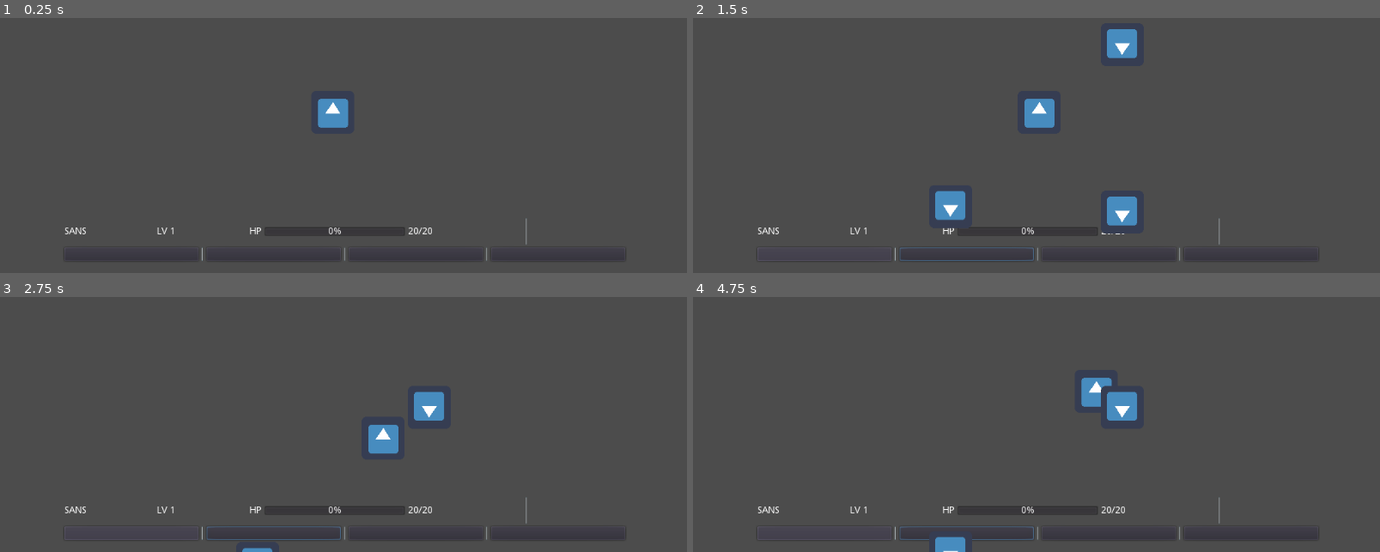
Above: before the commit, frames 1-4 (two rows, left to right).
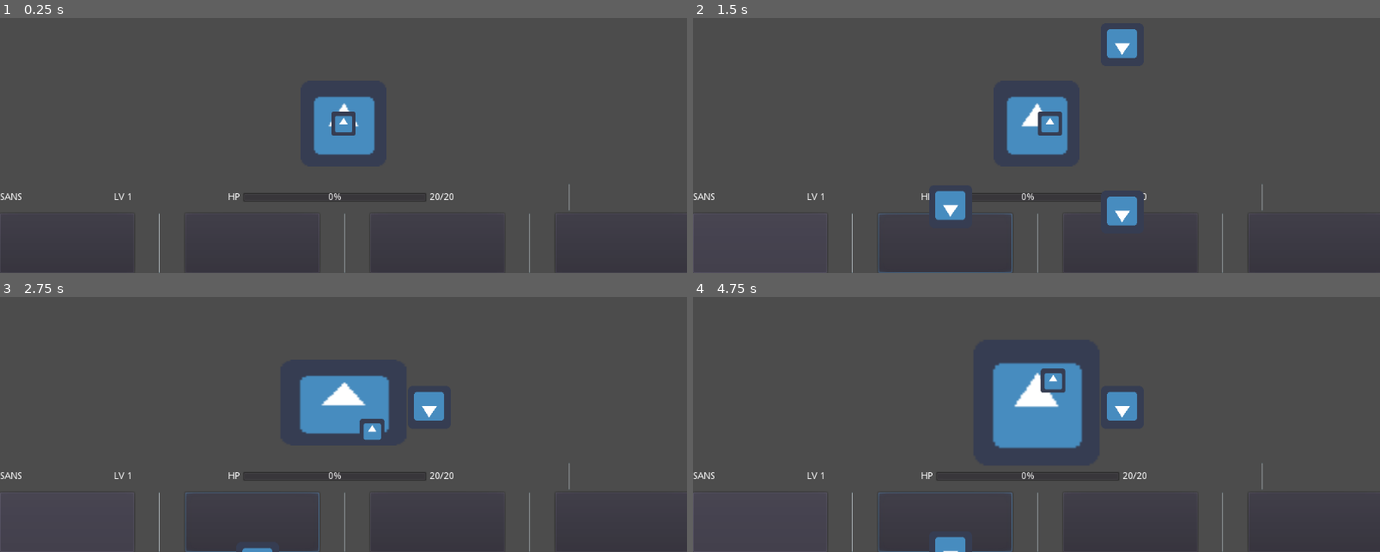
Above: after the commit, the same moments.

Repository: PanquecaFuriosa/minijuego_DELU
Game: Godot game, scene res://Fightscene.tscn
The game is run twice, just before and just after one commit, with the same random seed, the same clock (stepped at 60 frames per second) and the same inputs. This scene is started directly instead of the project's main scene. The engine's default icon, where the game draws it, is replaced by a stand-in: a white triangle on a blue panel in a dark square.
Inputs (mouse positions are in pixels of both pictures, inside the frame that each line leads up to; where the layout moved, square brackets give the same spot in the first picture):
- Up to frame 1 (0.25 s): no input
- Up to frame 2 (1.5 s): click (761, 242) [823, 255] at 0.5 s; hold Right (move_right) from 1.28 s (still down)
- Up to frame 3 (2.75 s): release Right (move_right) at 2.03 s; hold Down (move_down) from 2.03 s (still down)
- Up to frame 4 (4.75 s): release Down (move_down) at 2.78 s; hold Right (move_right) 2.78-3.53 s; hold Up (move_up) 3.53-4.28 s; hold Left (move_left) from 4.28 s (still down)

The runs differ from the first frame. In frame 1, 2.4% of the frame differs, in the area x 0-83%, y 30-100%; in frame 2, 2.5%; in frame 3, 4.2%; in frame 4, 5.5%, in the area x 0-83%, y 25-100%.

Commit message:
added T h e   b o x

Diff:
--- a/Mini_Undertale/Fightscene.tscn
+++ b/Mini_Undertale/Fightscene.tscn
@@ -1,10 +1,11 @@
-[gd_scene load_steps=6 format=2]
+[gd_scene load_steps=7 format=2]
 
 [ext_resource path="res://fightgui.tscn" type="PackedScene" id=1]
-[ext_resource path="res://Player.tscn" type="PackedScene" id=2]
-[ext_resource path="res://Commander.gd" type="Script" id=3]
-[ext_resource path="res://Escenas/Proyectil.tscn" type="PackedScene" id=4]
-[ext_resource path="res://Spawner.tscn" type="PackedScene" id=5]
+[ext_resource path="res://TheBox.tscn" type="PackedScene" id=2]
+[ext_resource path="res://Player.tscn" type="PackedScene" id=3]
+[ext_resource path="res://Commander.gd" type="Script" id=4]
+[ext_resource path="res://Escenas/Proyectil.tscn" type="PackedScene" id=5]
+[ext_resource path="res://Spawner.tscn" type="PackedScene" id=6]
 
 [node name="Fightscene" type="Node2D"]
 
@@ -12,22 +13,23 @@
 position = Vector2( 512, 168 )
 
 [node name="GUI" parent="." instance=ExtResource( 1 )]
-margin_left = 96.0
-margin_top = 504.0
-margin_right = 932.0
-margin_bottom = 582.0
+margin_right = 1028.0
+margin_bottom = 600.0
 
-[node name="Box (Placeholder)" type="Node2D" parent="."]
-position = Vector2( 496, 360 )
+[node name="TheBox" parent="." instance=ExtResource( 2 )]
+position = Vector2( 620, 330 )
+scale = Vector2( 2, 2 )
 
-[node name="Player" parent="Box (Placeholder)" instance=ExtResource( 2 )]
+[node name="Player" parent="." instance=ExtResource( 3 )]
+position = Vector2( 633.036, 346.845 )
+scale = Vector2( 0.571428, 0.571428 )
 speed = 100.0
 
 [node name="Commander" type="Node2D" parent="."]
-script = ExtResource( 3 )
-Projectile1 = ExtResource( 4 )
+script = ExtResource( 4 )
+Projectile1 = ExtResource( 5 )
 
-[node name="Spawner0" parent="Commander" instance=ExtResource( 5 )]
+[node name="Spawner0" parent="Commander" instance=ExtResource( 6 )]
 position = Vector2( 384, 256 )
 
-[node name="Spawner1" parent="Commander" instance=ExtResource( 5 )]
+[node name="Spawner1" parent="Commander" instance=ExtResource( 6 )]
--- /dev/null
+++ b/Mini_Undertale/TheBox.gd
@@ -0,0 +1,64 @@
+extends Node2D
+
+const MARGIN = 80 #esto temporalmente hasta que descubra como demonios tomar el margen del margin container
+
+onready var tweenNode = $'Tween'
+onready var spriteNode =$'Sprite'
+onready var gui = get_parent().get_node('GUI')
+onready var player = get_parent().get_node('Player')
+
+#Ancho y alto del sprite sin escalar
+onready var spriteWidth = spriteNode.texture.get_width()
+onready var spriteHeight = spriteNode.texture.get_height()
+
+
+#Esto toma el borde de arriba del contenedor del medidor de hp
+#y le agrega un margen
+onready var labels = gui.get_node('MarginContainer')
+onready var labelsMargin = labels.rect_position.y - MARGIN
+
+#Esto toma la mitad del ancho del contenedor ya mencionado
+onready var labelsCenter = labels.rect_size.x/2
+
+#centra la caja y al jugador  en la posicion inicial
+func centerBox():
+	global_position = Vector2(labelsCenter,labelsMargin)
+	player.global_position = global_position
+
+func _ready():
+	#esto es para probar si funciona, lo pueden borrar
+	centerBox()
+	yield(get_tree().create_timer(2.0), "timeout")
+	scaleWidth(30)
+	yield(get_tree().create_timer(2.0), "timeout")
+	scaleHeight(30)
+	print(spriteNode.get_rect())
+
+
+func scaleWidth(pixels):
+	#escala la caja aumentandole la cantidad de pixeles
+	#a la derecha y a la izquierda a la vez
+	var new_scale = (((scale.x * spriteWidth + pixels*2) * scale.x) / (scale.x * spriteWidth))
+	#lo de arriba lo calcule con una regla de tres
+	var current_y = scale.y
+	tweenNode.interpolate_property(self, "scale", scale, Vector2(new_scale,current_y), 0.5, Tween.TRANS_LINEAR, Tween.EASE_IN)
+	tweenNode.start()
+
+func scaleHeight(pixels):
+	#escala la caja aumentandole la cantidad de pixeles
+	#arriba y abajo a la vez
+	var new_scale = (((scale.y * spriteHeight + pixels*2) * scale.y) / (scale.y * spriteHeight))
+	var current_x = scale.x
+	tweenNode.interpolate_property(
+		self, "scale", scale, Vector2(current_x, new_scale), 0.5, Tween.TRANS_LINEAR, Tween.EASE_IN
+	)
+	tweenNode.start()
+
+
+	# esto es para evitar que se sobreponga en la gui de abajo, pero no funciona equisde
+	#var limit_bottom = position.y + (scale.y * spriteHeight/2)
+	#if labelsMargin - limit_bottom < 0:
+		#var rest = abs(limit_bottom - labelsMargin)
+		#print(rest)
+		#tweenNode.interpolate_property(self, "position", position, Vector2(position.x, position.y - rest), 0.5, Tween.TRANS_LINEAR, Tween.EASE_IN)
+		#tweenNode.start()
--- /dev/null
+++ b/Mini_Undertale/TheBox.tscn
@@ -0,0 +1,56 @@
+[gd_scene load_steps=7 format=2]
+
+[ext_resource path="res://TheBox.gd" type="Script" id=1]
+[ext_resource path="res://icon.png" type="Texture" id=2]
+
+[sub_resource type="RectangleShape2D" id=1]
+extents = Vector2( 34.1667, 10 )
+
+[sub_resource type="RectangleShape2D" id=2]
+extents = Vector2( 10, 33.8333 )
+
+[sub_resource type="RectangleShape2D" id=3]
+extents = Vector2( 32.8334, 10 )
+
+[sub_resource type="RectangleShape2D" id=4]
+extents = Vector2( 10, 32.5748 )
+
+[node name="TheBox" type="Node2D"]
+position = Vector2( 526.5, 266.833 )
+scale = Vector2( 3.5, 3.5 )
+script = ExtResource( 1 )
+__meta__ = {
+"_edit_group_": true
+}
+
+[node name="Frame" type="Node2D" parent="."]
+editor/display_folded = true
+
+[node name="StaticBody2D" type="StaticBody2D" parent="Frame"]
+position = Vector2( 0, -40 )
+
+[node name="CollisionShape2D" type="CollisionShape2D" parent="Frame/StaticBody2D"]
+shape = SubResource( 1 )
+
+[node name="StaticBody2D2" type="StaticBody2D" parent="Frame"]
+position = Vector2( 40, 0 )
+
+[node name="CollisionShape2D2" type="CollisionShape2D" parent="Frame/StaticBody2D2"]
+shape = SubResource( 2 )
+
+[node name="StaticBody2D3" type="StaticBody2D" parent="Frame"]
+position = Vector2( 0, 40 )
+
+[node name="CollisionShape2D3" type="CollisionShape2D" parent="Frame/StaticBody2D3"]
+shape = SubResource( 3 )
+
+[node name="StaticBody2D4" type="StaticBody2D" parent="Frame"]
+position = Vector2( -40, 0 )
+
+[node name="CollisionShape2D4" type="CollisionShape2D" parent="Frame/StaticBody2D4"]
+shape = SubResource( 4 )
+
+[node name="Sprite" type="Sprite" parent="."]
+texture = ExtResource( 2 )
+
+[node name="Tween" type="Tween" parent="."]
--- a/Mini_Undertale/fightgui.tscn
+++ b/Mini_Undertale/fightgui.tscn
@@ -3,39 +3,49 @@
 [node name="VBoxContainer" type="VBoxContainer"]
 anchor_right = 1.0
 anchor_bottom = 1.0
-margin_right = -3.0
-margin_bottom = -3.0
 
 [node name="VBoxContainer" type="VBoxContainer" parent="."]
-margin_right = 1021.0
-margin_bottom = 451.0
+margin_right = 1024.0
+margin_bottom = 453.0
 size_flags_horizontal = 3
 size_flags_vertical = 3
 size_flags_stretch_ratio = 5.13
 
+[node name="MarginContainer" type="MarginContainer" parent="VBoxContainer"]
+margin_right = 1024.0
+margin_bottom = 224.0
+size_flags_vertical = 3
+
+[node name="MarginContainer2" type="MarginContainer" parent="VBoxContainer"]
+margin_top = 228.0
+margin_right = 1024.0
+margin_bottom = 453.0
+size_flags_vertical = 3
+custom_constants/margin_bottom = 30
+
 [node name="MarginContainer" type="MarginContainer" parent="."]
-margin_top = 455.0
-margin_right = 1021.0
-margin_bottom = 505.0
+margin_top = 457.0
+margin_right = 1024.0
+margin_bottom = 507.0
 rect_min_size = Vector2( 0, 50 )
 custom_constants/margin_right = 10
 custom_constants/margin_top = 10
 
 [node name="HBoxContainer3" type="HBoxContainer" parent="MarginContainer"]
 margin_top = 10.0
-margin_right = 1011.0
+margin_right = 1014.0
 margin_bottom = 50.0
 size_flags_horizontal = 3
 size_flags_vertical = 3
 size_flags_stretch_ratio = 0.5
 
 [node name="Player" type="MarginContainer" parent="MarginContainer/HBoxContainer3"]
-margin_right = 334.0
+margin_right = 335.0
 margin_bottom = 40.0
 size_flags_horizontal = 3
 
 [node name="HBoxContainer" type="HBoxContainer" parent="MarginContainer/HBoxContainer3/Player"]
-margin_right = 334.0
+margin_right = 335.0
 margin_bottom = 40.0
 
 [node name="Name" type="Label" parent="MarginContainer/HBoxContainer3/Player/HBoxContainer"]
@@ -48,19 +58,19 @@
 [node name="Level" type="Label" parent="MarginContainer/HBoxContainer3/Player/HBoxContainer"]
 margin_left = 169.0
 margin_top = 13.0
-margin_right = 334.0
+margin_right = 335.0
 margin_bottom = 27.0
 size_flags_horizontal = 3
 text = "LV 1"
 
 [node name="HP" type="MarginContainer" parent="MarginContainer/HBoxContainer3"]
-margin_left = 338.0
-margin_right = 672.0
+margin_left = 339.0
+margin_right = 674.0
 margin_bottom = 40.0
 size_flags_horizontal = 3
 
 [node name="HBoxContainer" type="HBoxContainer" parent="MarginContainer/HBoxContainer3/HP"]
-margin_right = 334.0
+margin_right = 335.0
 margin_bottom = 40.0
 
 [node name="Label" type="Label" parent="MarginContainer/HBoxContainer3/HP/HBoxContainer"]
@@ -72,68 +82,68 @@
 [node name="ProgressBar" type="ProgressBar" parent="MarginContainer/HBoxContainer3/HP/HBoxContainer"]
 margin_left = 22.0
 margin_top = 13.0
-margin_right = 293.0
+margin_right = 294.0
 margin_bottom = 27.0
 size_flags_horizontal = 3
 size_flags_vertical = 4
 
 [node name="Number" type="Label" parent="MarginContainer/HBoxContainer3/HP/HBoxContainer"]
-margin_left = 297.0
+margin_left = 298.0
 margin_top = 13.0
-margin_right = 334.0
+margin_right = 335.0
 margin_bottom = 27.0
 text = "	20/20"
 
 [node name="VSeparator" type="VSeparator" parent="MarginContainer/HBoxContainer3"]
-margin_left = 676.0
-margin_right = 1011.0
+margin_left = 678.0
+margin_right = 1014.0
 margin_bottom = 40.0
 size_flags_horizontal = 3
 
 [node name="Bottons" type="HBoxContainer" parent="."]
-margin_top = 509.0
-margin_right = 1021.0
-margin_bottom = 597.0
+margin_top = 511.0
+margin_right = 1024.0
+margin_bottom = 600.0
 size_flags_horizontal = 3
 size_flags_vertical = 3
 
 [node name="Button" type="Button" parent="Bottons"]
 margin_right = 200.0
-margin_bottom = 88.0
+margin_bottom = 89.0
 rect_min_size = Vector2( 200, 0 )
 
 [node name="VSeparator" type="VSeparator" parent="Bottons"]
 margin_left = 204.0
-margin_right = 269.0
-margin_bottom = 88.0
+margin_right = 270.0
+margin_bottom = 89.0
 size_flags_horizontal = 3
 
 [node name="Button2" type="Button" parent="Bottons"]
-margin_left = 273.0
-margin_right = 473.0
-margin_bottom = 88.0
+margin_left = 274.0
+margin_right = 474.0
+margin_bottom = 89.0
 rect_min_size = Vector2( 200, 0 )
 
 [node name="VSeparator2" type="VSeparator" parent="Bottons"]
-margin_left = 477.0
-margin_right = 543.0
-margin_bottom = 88.0
+margin_left = 478.0
+margin_right = 544.0
+margin_bottom = 89.0
 size_flags_horizontal = 3
 
 [node name="Button3" type="Button" parent="Bottons"]
-margin_left = 547.0
-margin_right = 747.0
-margin_bottom = 88.0
+margin_left = 548.0
+margin_right = 748.0
+margin_bottom = 89.0
 rect_min_size = Vector2( 200, 0 )
 
 [node name="VSeparator3" type="VSeparator" parent="Bottons"]
-margin_left = 751.0
-margin_right = 816.0
-margin_bottom = 88.0
+margin_left = 752.0
+margin_right = 818.0
+margin_bottom = 89.0
 size_flags_horizontal = 3
 
 [node name="Button4" type="Button" parent="Bottons"]
-margin_left = 820.0
-margin_right = 1020.0
-margin_bottom = 88.0
+margin_left = 822.0
+margin_right = 1022.0
+margin_bottom = 89.0
 rect_min_size = Vector2( 200, 0 )
